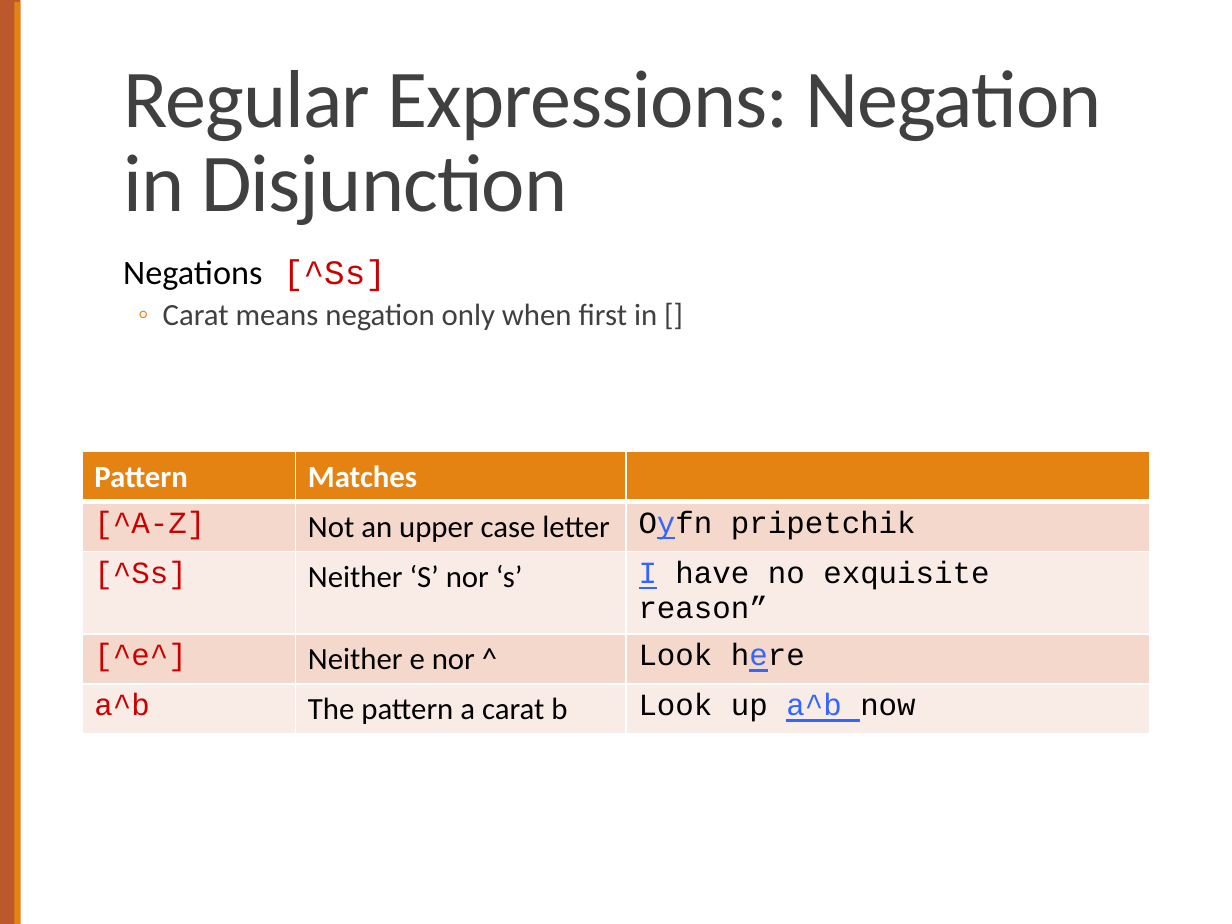
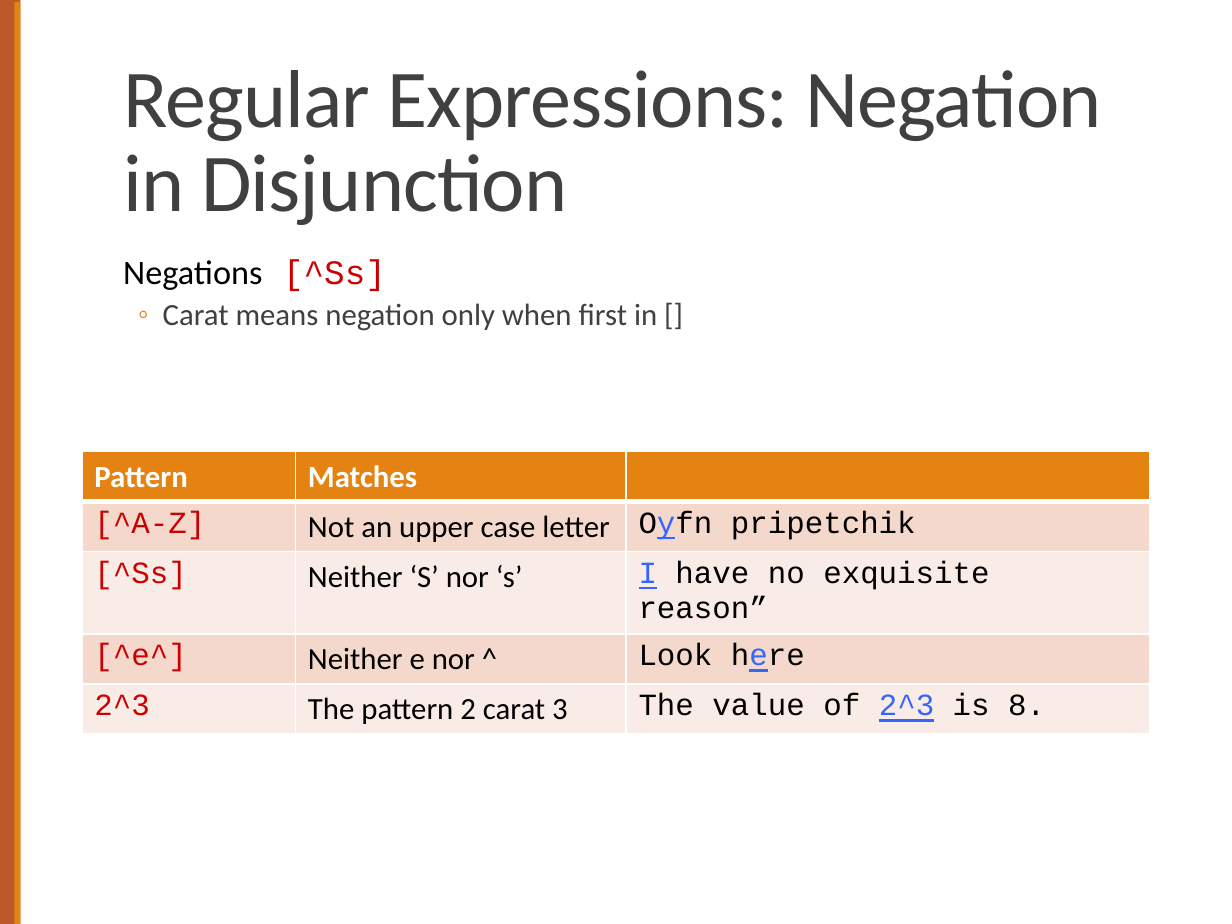
Before and after one commit to computational-linguistics-class/computational-linguistics-class.github.io, a slide deck: slide 16 of slides/02-text-processing.pptx (slide 20 before the commit). Drawn at 1232x924 pixels with LibreOffice and Linux fonts; fonts in the diff are those of the drawing. Boxes give left, top, right and bottom in pixels: in the first picture for what was removed or moved away, otherwise in the second. Text is boxed around its words. In the diff, an @@ line names an element or a change of style, - is before the commit and + after.

```diff
--- a/slides/02-text-processing.pptx
+++ b/slides/02-text-processing.pptx
@@ table at box(83, 452, 1149, 728) @@
-row 5: a^b | The pattern a carat b | Look up a^b now
+row 5: 2^3 | The pattern 2 carat 3 | The value of 2^3 is 8.
```
Also in this commit, not shown: 8 other slides changed, 3 slides added, 7 slides removed, 1 other file.
